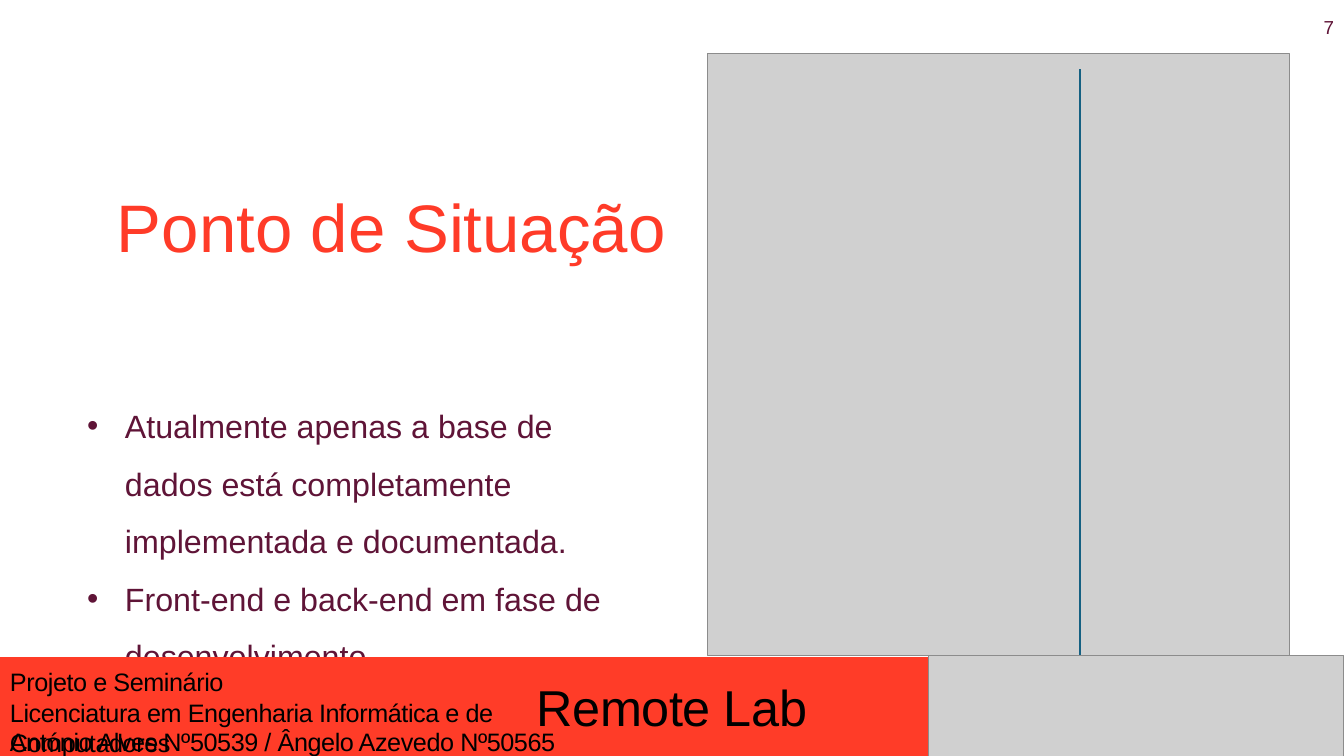
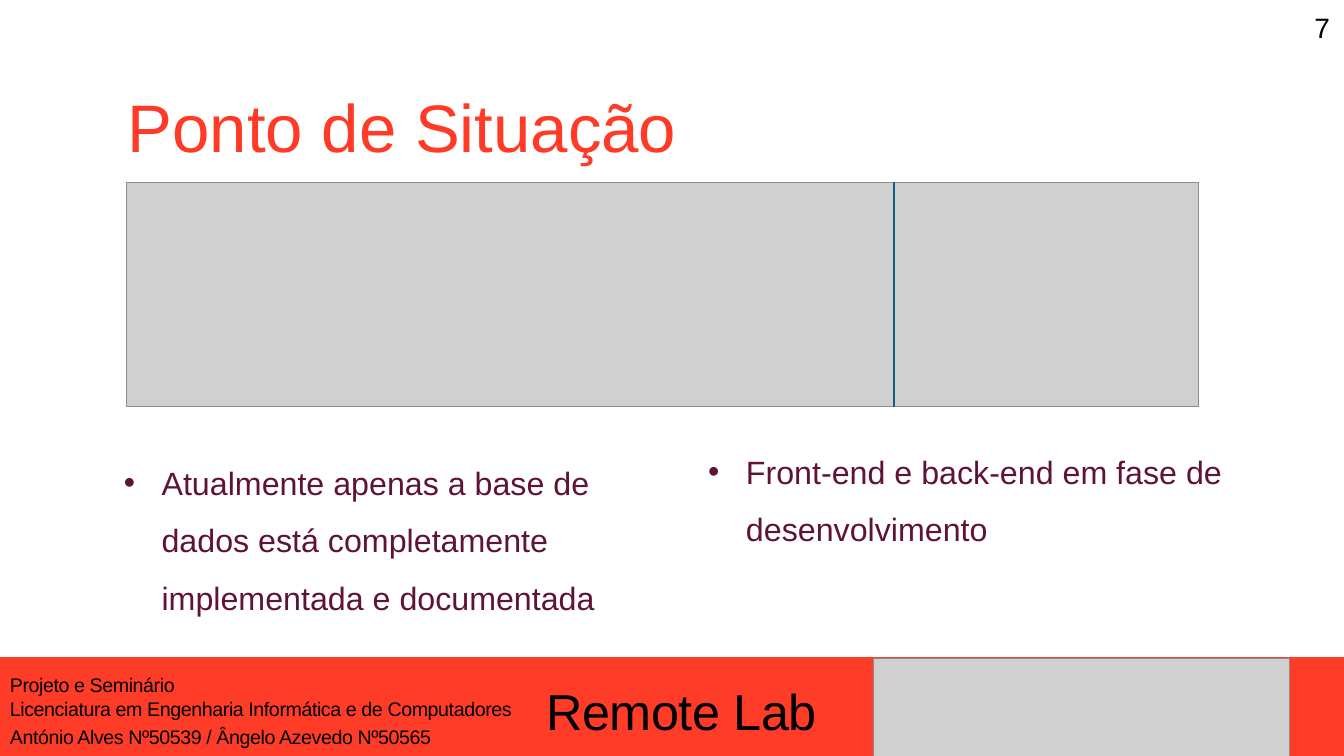
Before and after one commit to isel-remote-lab/documentation, a slide deck: slide 13 of img/ApresentacaoProgressoRL.pptx (slide 7 before the commit). Drawn at 1344x756 pixels with LibreOffice and Linux fonts; fonts in the diff are those of the drawing; grey boxes stand for pictures; background and template pictures are left out. Boxes give left, top, right and bottom in pixels: in the first picture for what was removed or moved away, otherwise in the second. Text is boxed around its words. In the diff, an @@ line names an element or a change of style, - is before the commit and + after.

```diff
--- a/img/ApresentacaoProgressoRL.pptx
+++ b/img/ApresentacaoProgressoRL.pptx
@@ text added at (1314, 18, 1330, 38), 20 pt, text #000000 @@
+7
@@ page number removed at (1324, 21, 1334, 34) @@
-7
@@ picture removed at (708, 53, 1290, 655) @@
@@ text "Ponto de Situação": place and size @@
-text "Ponto de Situação" at (117, 203, 665, 264)
+text "Ponto de Situação" at (128, 103, 676, 165)
@@ picture added at (127, 182, 1199, 407) @@
@@ line moved from (1080, 70) - (1080, 655) to (894, 182) - (894, 407) @@
@@ text at (162, 471, 595, 616): text changed @@
-• Atualmente apenas a base de dados está completamente implementada e documentada.
-• Front-end e back-end em fase de desenvolvimento.
+• Atualmente apenas a base de dados está completamente implementada e documentada
@@ text added at (746, 460, 1222, 542), 23 pt, text #5F1437 @@
+• Front-end e back-end em fase de desenvolvimento
@@ picture: place and size @@
-picture at (929, 655, 1344, 756)
+picture at (874, 658, 1291, 756)
@@ text "Projeto e Seminário" at (10, 677, 512, 720): size 18 to 14 pt @@
@@ text "Remote Lab" rewrapped from (537, 689, 807, 736) to (546, 693, 816, 731) @@
@@ text "António Alves Nº50539 / Ângelo ..." at (10, 729, 431, 748): size 18 to 14 pt @@
```
Also in this commit, not shown: 8 other slides changed, 6 slides added, 10 other files.
